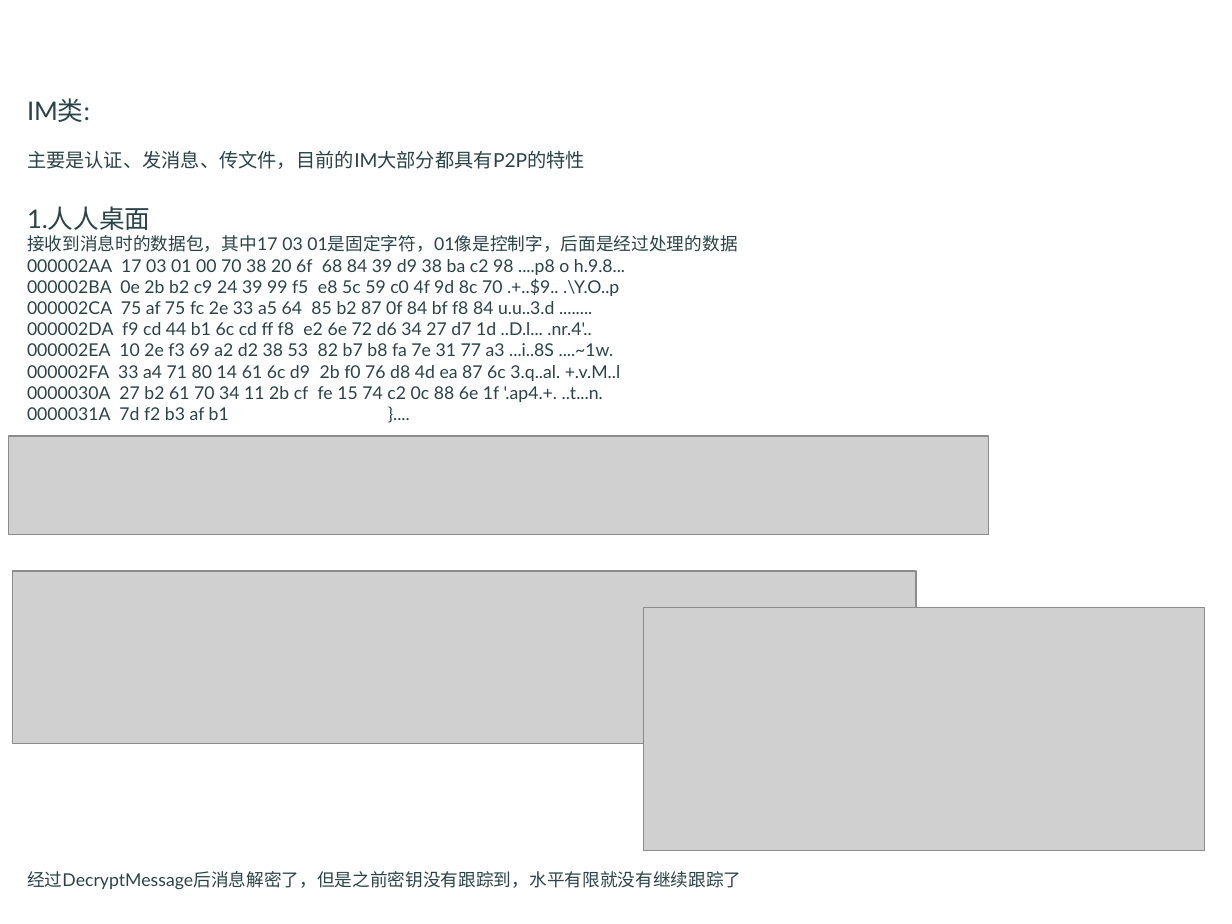
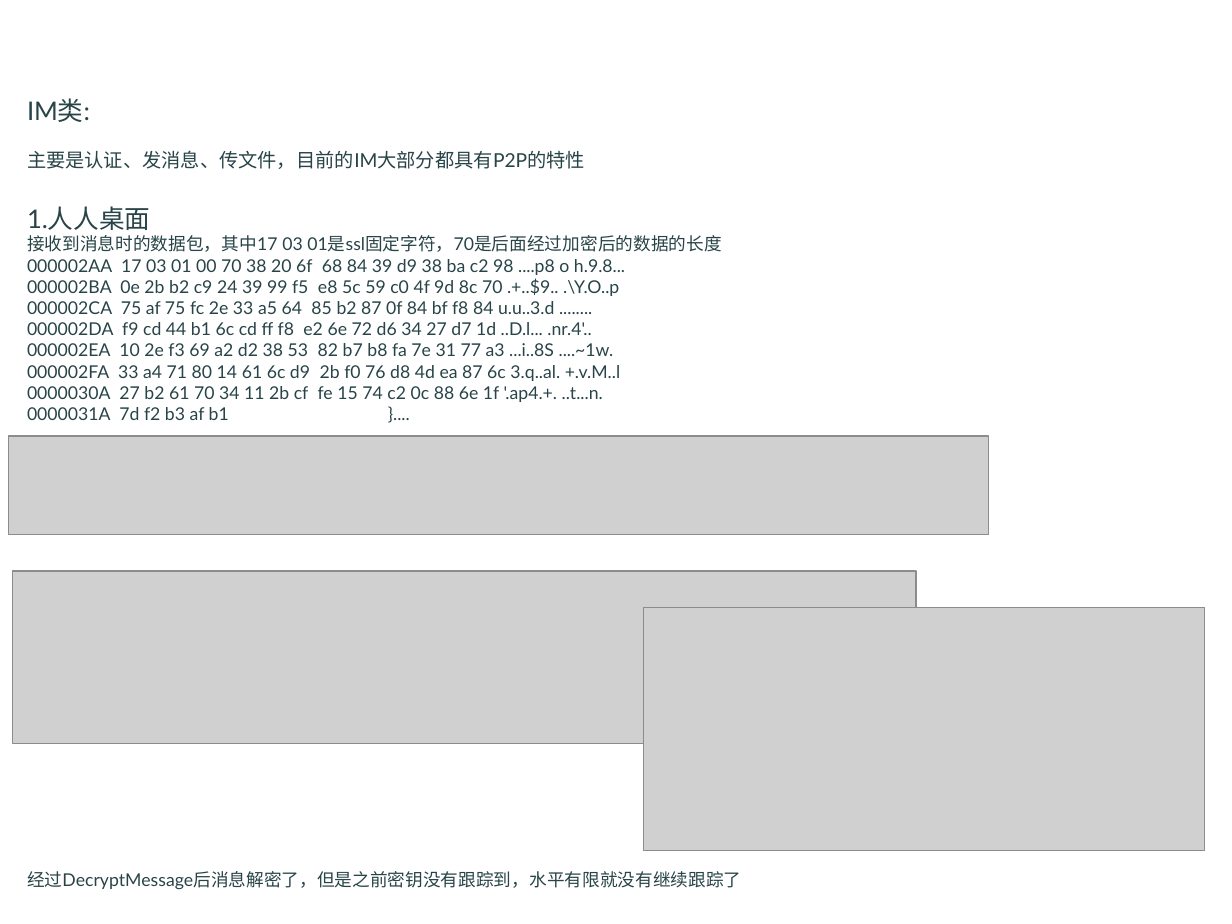
Before and after one commit to Android-sec/app-protocol-analysis, a slide deck: slide 16 of app protocol analysis.pptx. Drawn at 1232x924 pixels with LibreOffice and Linux fonts; fonts in the diff are those of the drawing; grey boxes stand for pictures; background and template pictures are left out. Boxes give left, top, right and bottom in pixels: in the first picture for what was removed or moved away, otherwise in the second. Text is boxed around its words. In the diff, an @@ line names an element or a change of style, - is before the commit and + after.

Commit message:
update for some error

```diff
--- a/app protocol analysis.pptx
+++ b/app protocol analysis.pptx
@@ text at <box>27,235,722,252</box>: text changed @@
-接收到消息时的数据包，其中17 03 01是固定字符，01像是控制字，后面是经过处理的数据
+接收到消息时的数据包，其中17 03 01是ssl固定字符，70是后面经过加密后的数据的长度
```
